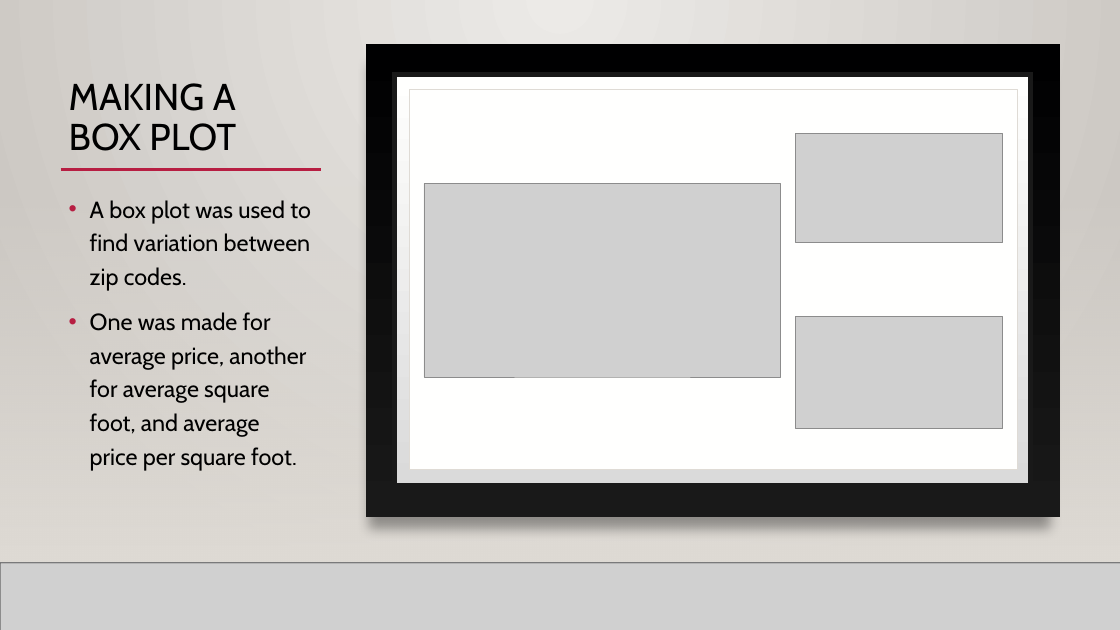
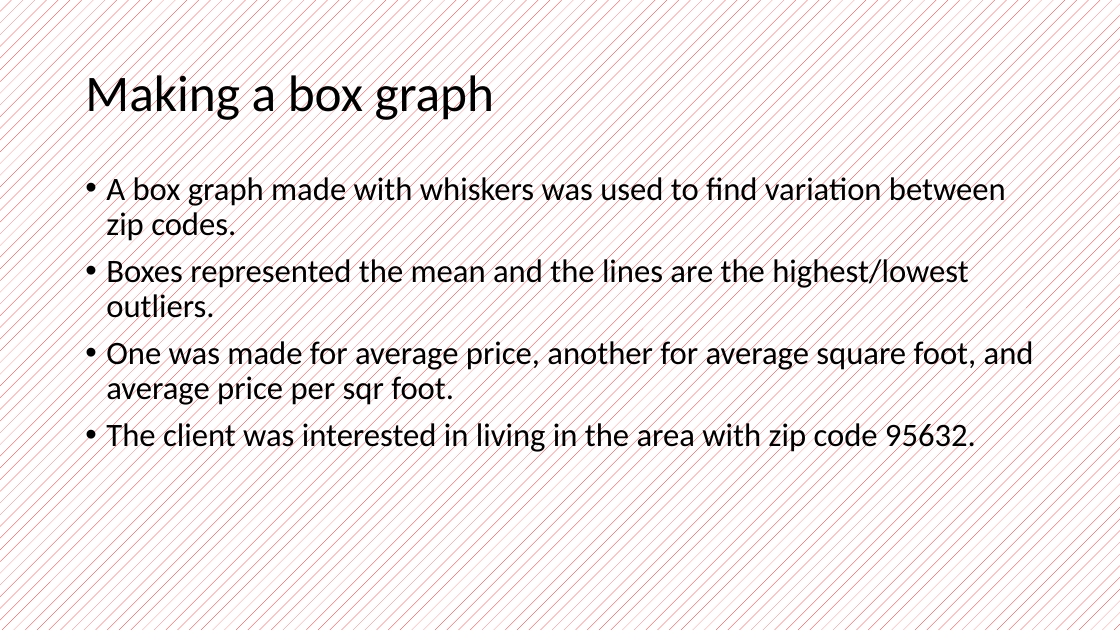
Before and after one commit to scavazos4/Project_One, a slide deck: slide 9 of Sacramento Real Estate.pptx (slide 8 before the commit). Drawn at 1120x630 pixels with LibreOffice and Linux fonts; fonts in the diff are those of the drawing; grey boxes stand for pictures; background and template pictures are left out. Boxes give left, top, right and bottom in pixels: in the first picture for what was removed or moved away, otherwise in the second. Text is boxed around its words. In the diff, an @@ line names an element or a change of style, - is before the commit and + after.

```diff
--- a/Sacramento Real Estate.pptx
+++ b/Sacramento Real Estate.pptx
@@ background gradient #ECEAE7 to #CAC7C1 to pattern #FF0000 on #FFFFFF @@
@@ rectangle removed at (0,0,1120,630) @@
@@ title "Making a box graph" at (85,68,494,123): vertical alignment top to middle @@
@@ rectangle removed at (365,45,1060,518) @@
@@ title at (85,68,494,123): text changed; size 32 to 44 pt; font Cabin to Calibri @@
-MAKING A BOX PLOT
+Making a box graph
@@ rectangle removed at (394,75,1031,485) @@
@@ rectangle removed at (409,90,1017,470) @@
@@ picture removed at (796,133,1002,243) @@
@@ line removed from (60, 170) to (321, 170) @@
@@ text at (106,173,1034,455): text changed; size 20 to 28 pt; font Cabin to Calibri @@
-• A box plot was used to find variation between zip codes.
-• One was made for average price, another for average square foot, and average price per square foot.
+• A box graph made with whiskers was used to find variation between zip codes.
+• Boxes represented the mean and the lines are the highest/lowest outliers.
+• One was made for average price, another for average square foot, and average price per sqr foot.
+• The client was interested in living in the area with zip code 95632.
@@ line removed from (134, 170) to (1017, 170) @@
@@ rectangle removed at (0,186,1120,563) @@
@@ rectangle removed at (0,186,1120,563) @@
@@ picture removed at (424,184,781,377) @@
@@ picture removed at (796,317,1003,429) @@
@@ line removed from (0, 563) to (1120, 563) @@
@@ picture removed at (0,563,1120,630) @@
@@ line removed from (0, 563) to (1120, 563) @@
```
Also in this commit, not shown: 4 other slides changed, 7 slides added, 9 slides removed.
